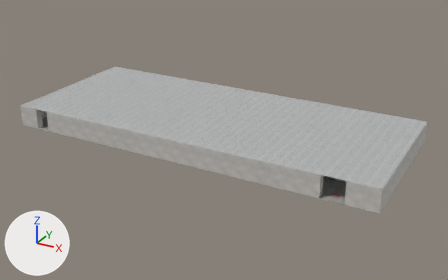
An edit to the glTF model assets/campus_q1/scenes/admin2.glb, drawn before and after from the same camera.
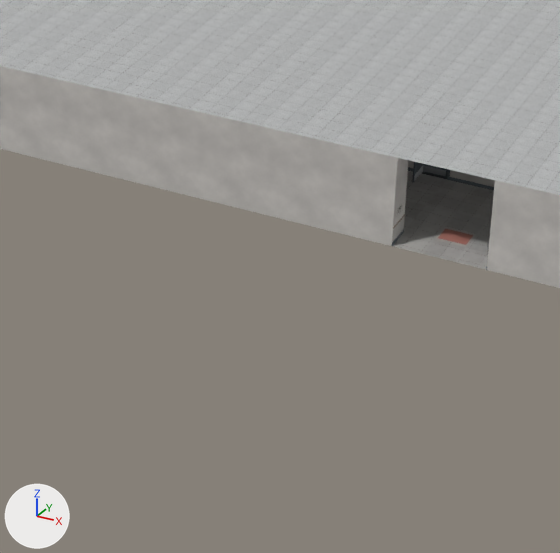
There are two pictures of each version: one whole from a 50 mm camera at (40.0, -70.8, 34.6) aimed at (1.3, -0.4, -0.7), one close up on the part from 48% to 81% of the width and 48% to 100% of the height. The lights are fixed; the arrows at lower left show +X, +Y and +Z. The older version's two pictures come first. Where no turn or scale is listed for an object, it has been applied to the vertices. Vertices at exactly the same position are counted once.

Objects in the first close-up: 'admin2_m0', 'admin2_m1', 'admin2_m2', 'admin2_m3' and 7 more.
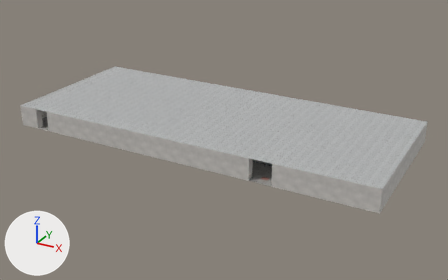
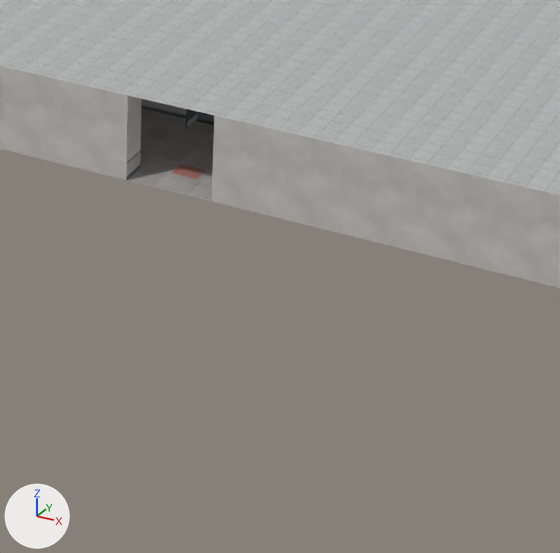
The change, as JSON lines over the scene's bpy script:
```json
{"block": "me_mesh_64", "where": "me_mesh_64.from_pydata(...)  # 1208 vertices, 606 faces; spans x -24.5..22.5, y -9.9..10.0, z 0.0"}
{"block": "me_mesh_64", "where": "# used by ob_admin2_m1; location = (0.0, 0.0, 0.0)"}
{"block": "me_mesh_64", "change": "me_mesh_64 part 1: the loose piece of 4 vertices spanning x 20.5..21.5, y -9.9..-9.1, z 0.0 is moved by (-9.0, 0.0, 0.0)"}
{"block": "me_mesh_66", "where": "me_mesh_66.from_pydata(...)  # 500 vertices, 772 faces; spans x -26.5..26.5, y -11.0..11.0, z 0.0..3.0"}
{"block": "me_mesh_66", "where": "# used by ob_admin2_m3; location = (0.0, 0.0, 0.0)"}
{"block": "me_mesh_66", "change": "me_mesh_66 part 2: 36 of 500 vertices moved; they spanned x 14.5..22.5, y -11.0..10.0, z 0.0..3.0 and now span x 10.5..15.5, y -11.0..10.0, z 0.0..3.0; mean shift (-7.0, 0.0, 0.0); largest move (15.5, 10.0, 0.1) -> (10.5, -11.0, 0.6)"}
```

Where the change shows, as pixel boxes (x1, y1, x2, y2) in the close-ups (560 x 553 px; the box of a moved part takes in the faces that stretch with it):
```json
{"part": 1, "of": "me_mesh_64", "change": "moved or reshaped", "before": [438, 228, 473, 245], "after": [172, 164, 206, 179]}
{"part": 2, "of": "me_mesh_66", "change": "moved or reshaped", "before": [123, 95, 498, 271], "after": [123, 95, 498, 271]}
```
